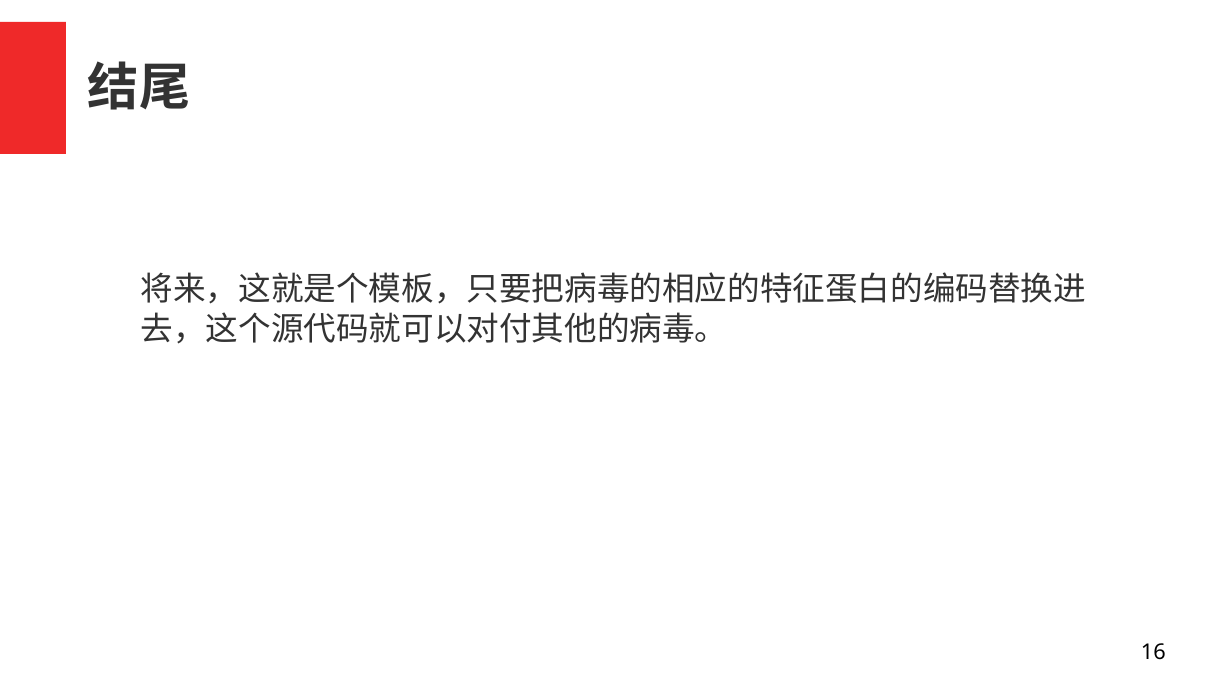
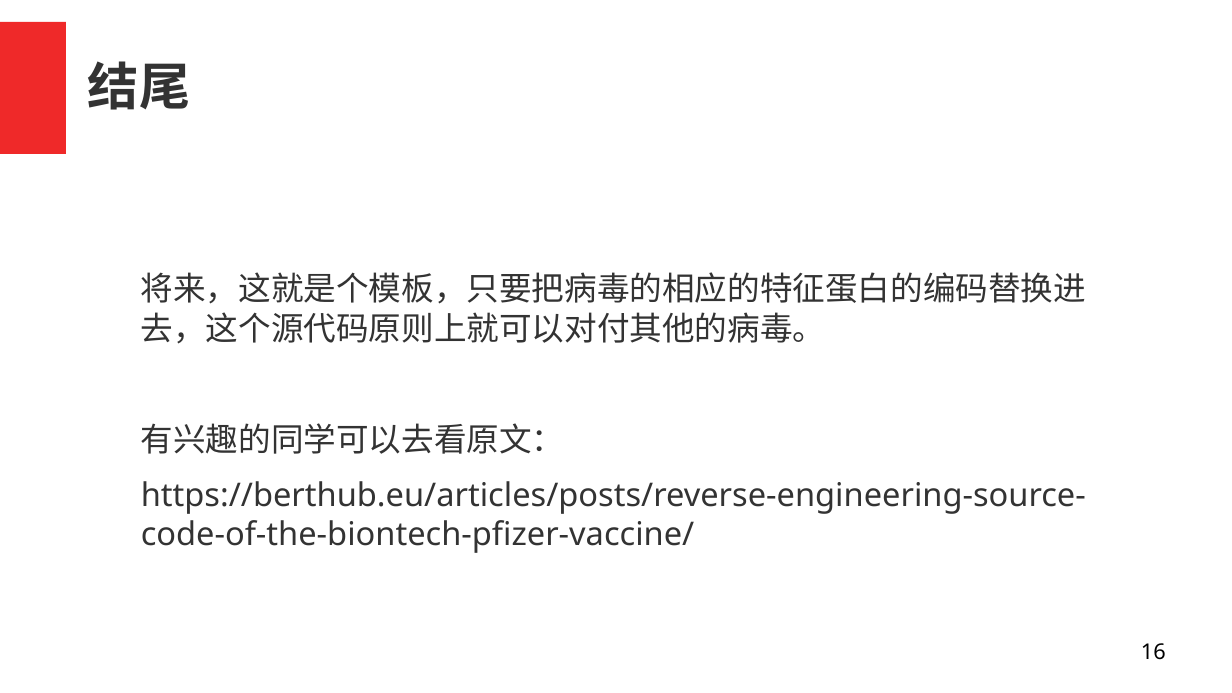
Before and after one commit to wxie2017/wxie2017.github.io, a slide deck: slide 16 of pages/speech/talk-to-student/talk-to-students-of-weiyu.odp. Drawn at 1232x693 pixels with LibreOffice and Linux fonts; fonts in the diff are those of the drawing. Boxes give left, top, right and bottom in pixels: in the first picture for what was removed or moved away, otherwise in the second. Text is boxed around its words. In the diff, an @@ line names an element or a change of style, - is before the commit and + after.

Commit message:
update talk: talk to school

```diff
--- a/pages/speech/talk-to-student/talk-to-students-of-weiyu.odp
+++ b/pages/speech/talk-to-student/talk-to-students-of-weiyu.odp
@@ text at <box>141,272,1086,553</box>: text changed @@
-将来，这就是个模板，只要把病毒的相应的特征蛋白的编码替换进去，这个源代码就可以对付其他的病毒。
+将来，这就是个模板，只要把病毒的相应的特征蛋白的编码替换进去，这个源代码原则上就可以对付其他的病毒。
+有兴趣的同学可以去看原文：
+https://berthub.eu/articles/posts/reverse-engineering-source-code-of-the-biontech-pfizer-vaccine/
```
Also in this commit, not shown: 5 other files.
